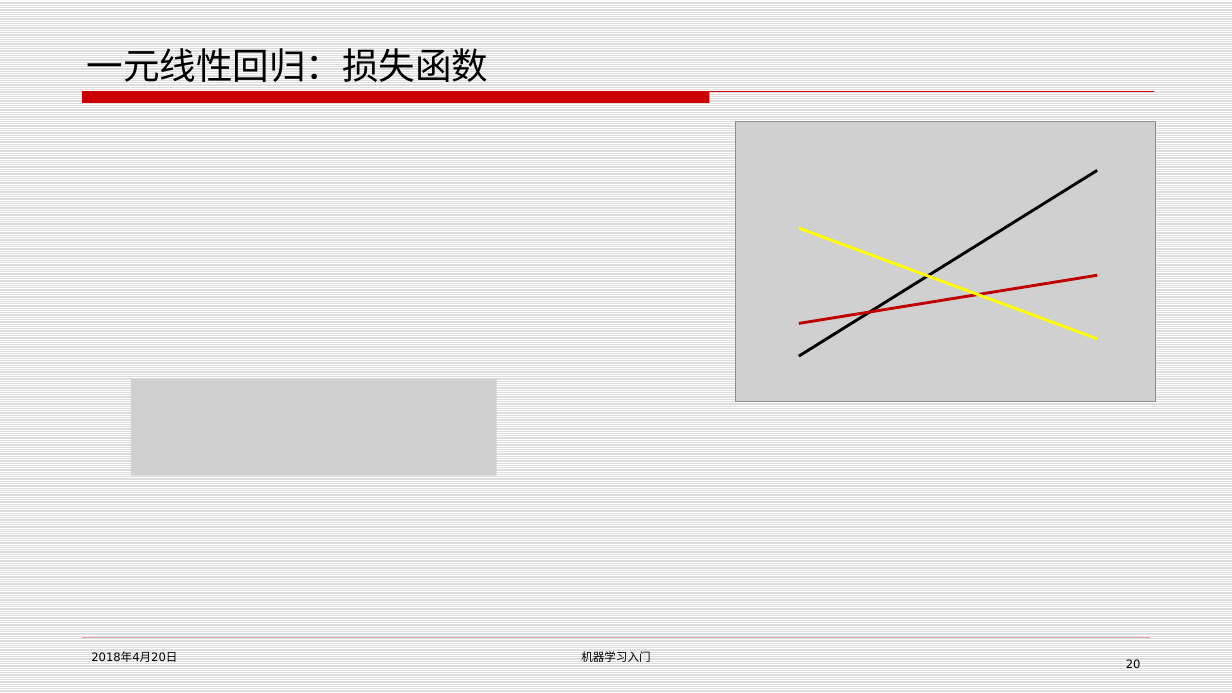
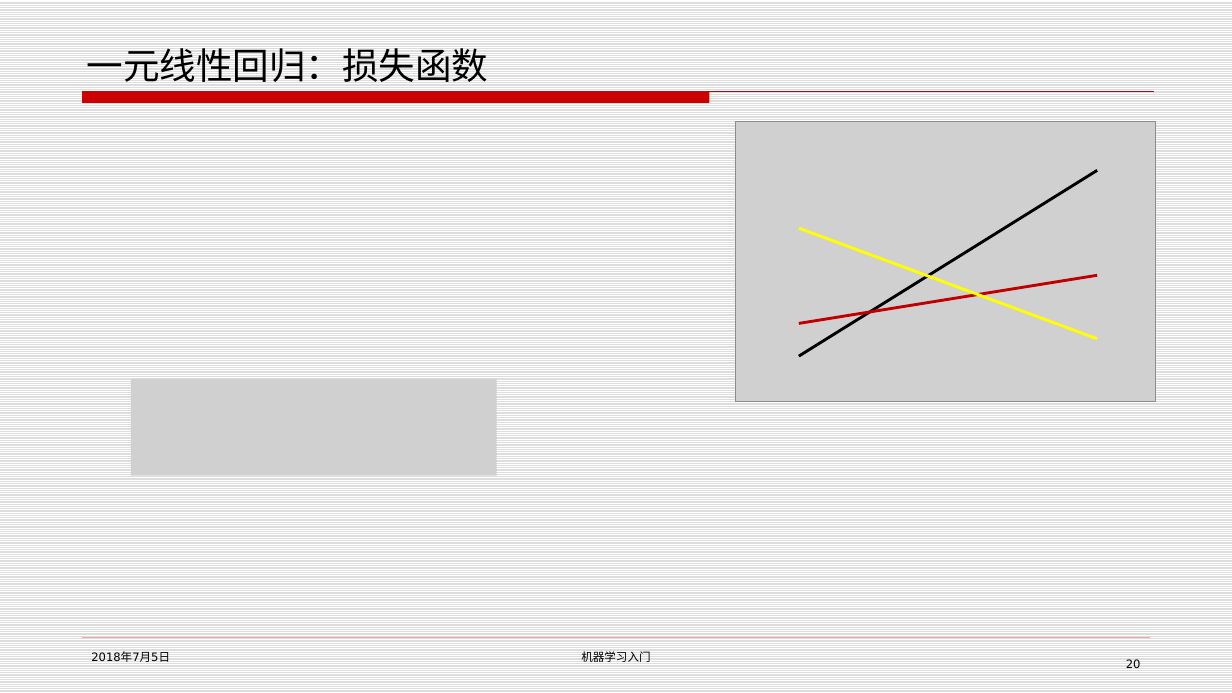
Before and after one commit to ztypl/MachineLearning, a slide deck: slide 20 of 机器学习入门.pptx. Drawn at 1232x693 pixels with LibreOffice and Linux fonts; fonts in the diff are those of the drawing; grey boxes stand for pictures; background and template pictures are left out. Boxes give left, top, right and bottom in pixels: in the first picture for what was removed or moved away, otherwise in the second. Text is boxed around its words. In the diff, an @@ line names an element or a change of style, - is before the commit and + after.

```diff
--- a/机器学习入门.pptx
+++ b/机器学习入门.pptx
@@ text at [91, 651, 170, 662]: text changed @@
-2018年4月20日
+2018年7月5日
```
Also in this commit, not shown: 19 other slides changed, 7 slides added, 3 other files.
